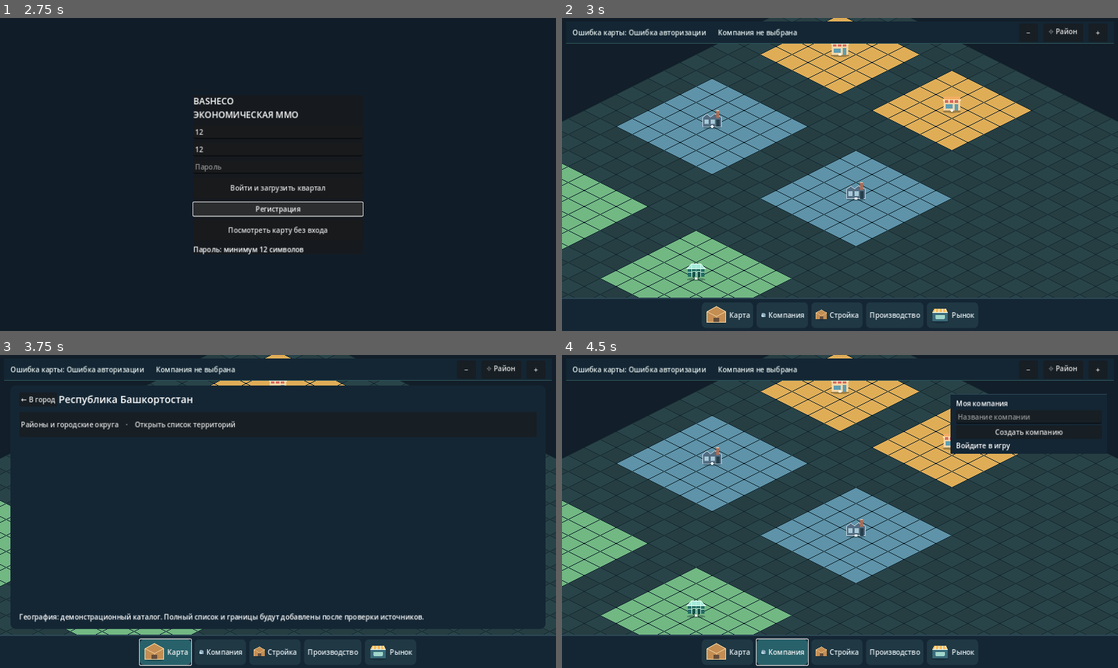
Above: before the commit, frames 1-4 (two rows, left to right).
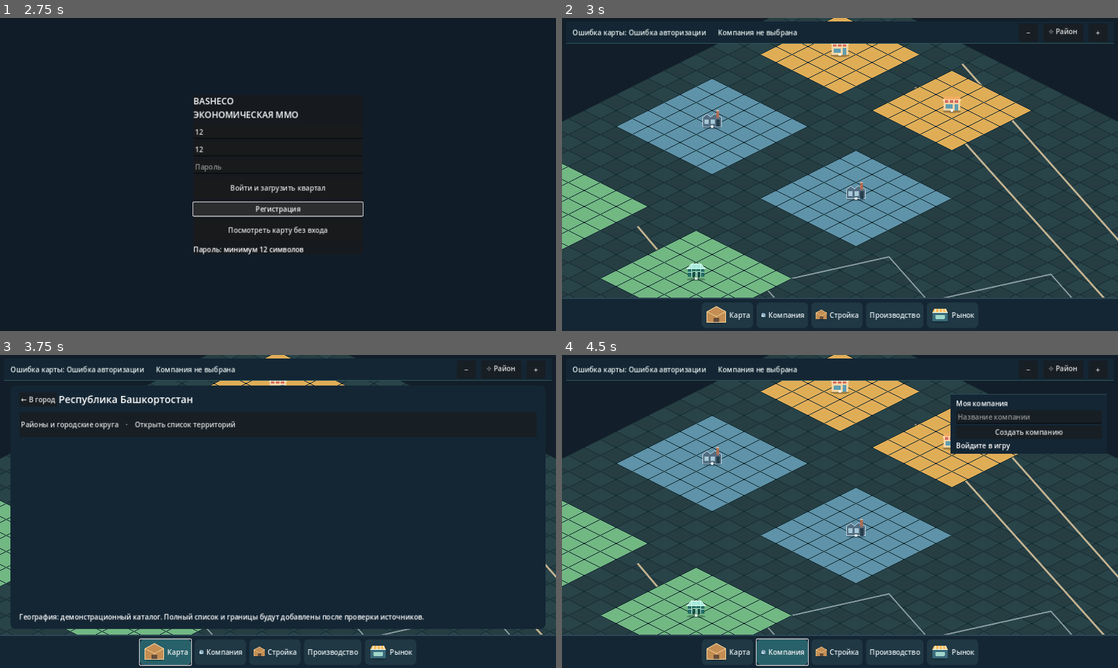
Above: after the commit, the same moments.

Repository: maillunex-lang/basheco
Game: Godot game, scene res://scenes/world.tscn
Same seed, same stepped clock (60 frames per second), same inputs: the game is played once before the commit and once after it.
Inputs (mouse positions are in pixels of both pictures, inside the frame that each line leads up to):
- Up to frame 1 (2.75 s): click (278, 130) at 0.52 s; type "12" at 0.6 s; click (278, 149) at 0.75 s; type "12" at 0.83 s; click (278, 168) at 0.98 s; type "12" at 1.07 s; click "Войти и загрузить квартал" at 1.25 s; click "Регистрация" at 2 s
- Up to frame 2 (3 s): click "Посмотреть карту без входа" at 2.75 s
- Up to frame 3 (3.75 s): click "Карта" at 3.5 s
- Up to frame 4 (4.5 s): click "Компания" at 4.25 s

Frame 1 is identical in both runs. In frame 2, 0.8% of the frame differs, in the area x 13-100%, y 14-90%; in frame 3, less than 0.1%; in frame 4, 0.8%.

Commit message:
feat(world): render actual projected Ufa streets below playable land

Diff:
--- a/client/scripts/world.gd
+++ b/client/scripts/world.gd
@@ -1,6 +1,8 @@
 extends Node2D
 ## Isometric prototype, deliberately synthetic. Server remains authoritative.
 const CityChunks = preload("res://scripts/city_chunks.gd")
+const GeoBackground = preload("res://scripts/geo_background.gd")
+var geo_background = GeoBackground.new()
 const INITIAL_GRID_SIZE := 200
 var world_width := INITIAL_GRID_SIZE
 var world_height := INITIAL_GRID_SIZE
@@ -37,6 +39,7 @@
 var hud: Label
 
 func _ready() -> void:
+    geo_background.load_pilot()
     _focus_on_district()
     hud = Label.new()
     hud.position = Vector2(18, 12)
@@ -132,6 +135,8 @@
     for y in range(view[1], view[3]):
         for x in range(view[0], view[2]):
             _tile(x, y, Color("#263e42") if (x + y) % 2 == 0 else Color("#294449"))
+    # Geography is a read-only backdrop. Playable parcels always render above it.
+    geo_background.render(self, view)
     for i in range(plots.size()):
         var p: Dictionary = plots[i]
         if not CityChunks.plot_intersects_bounds(p, view):
